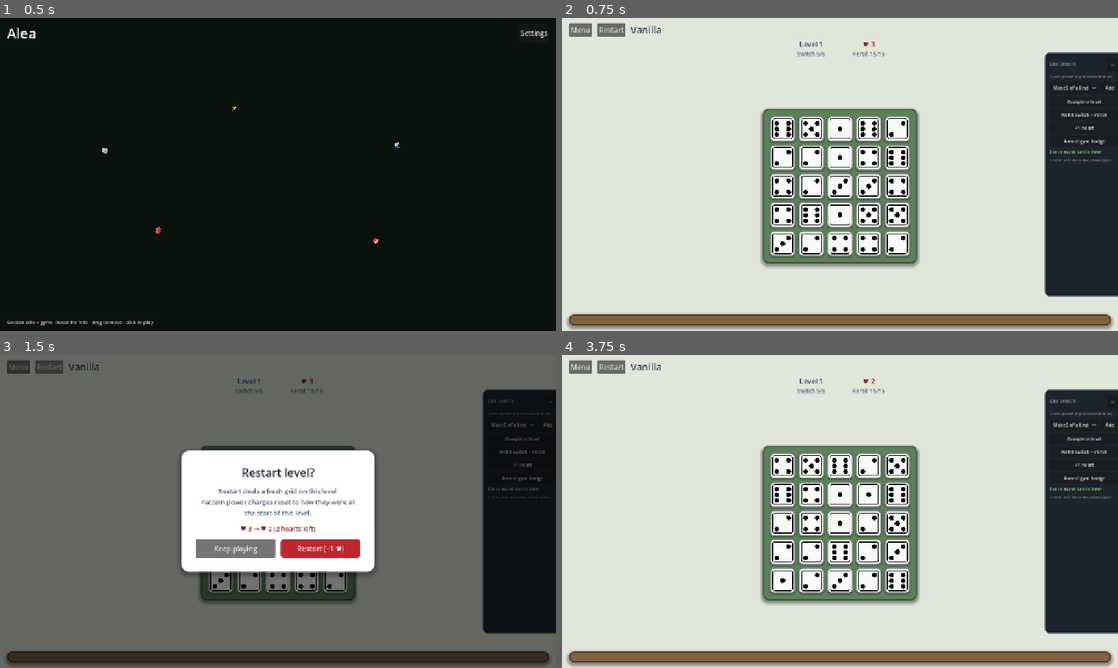
Above: before the commit, frames 1-4 (two rows, left to right).
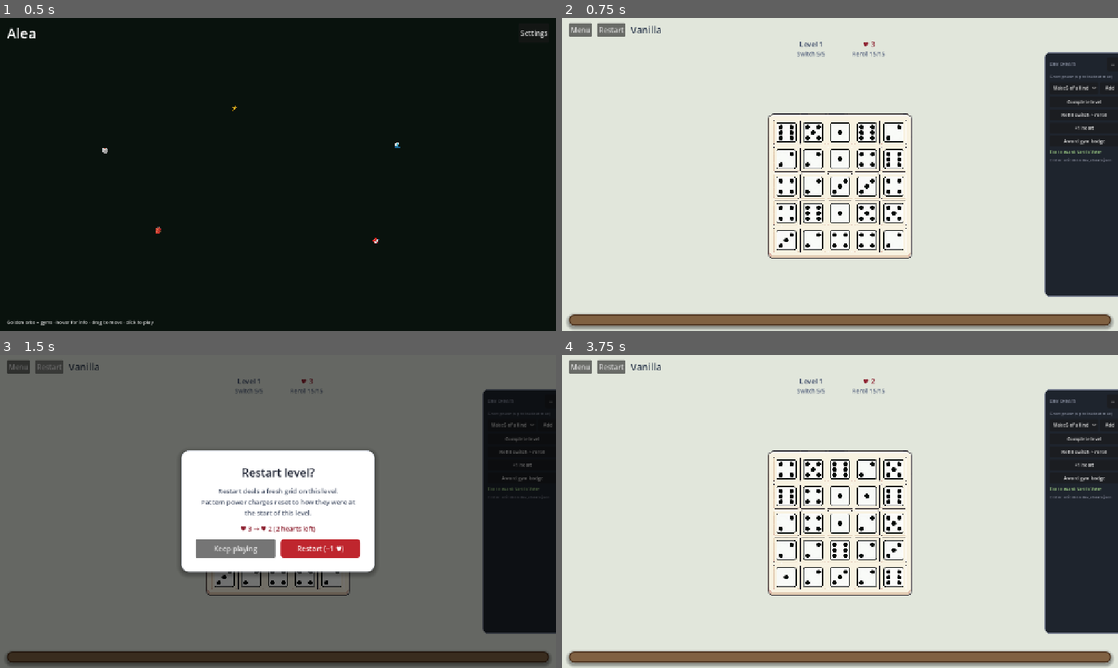
Above: after the commit, the same moments.

Repository: ming33333/Alea-Godot
Game: Godot game, scene res://scenes/main_menu.tscn
Two runs of this game, one before a commit and one after it. Both use one fixed random seed, a clock stepped at 60 frames per second and the inputs below. Video files are missing from this copy of the repository; at most half a second of black plays in their place. Sound files missing from this copy of the repository are replaced by a short silence.
Inputs:
- Up to frame 1 (0.5 s): no input
- Up to frame 2 (0.75 s): click "🎲" at 0.5 s
- Up to frame 3 (1.5 s): click "Restart" at 1.25 s
- Up to frame 4 (3.75 s): click "Restart" at 2 s; click "Restart" at 2.75 s; click "Restart (−1 ♥)" at 3.5 s

Frame 1 is identical in both runs. In frame 2, 11% of the frame differs, in the area x 35-65%, y 28-80%; in frame 3, 2.4%; in frame 4, 10%.

Commit message:
new game board

Diff:
--- a/scenes/game.tscn
+++ b/scenes/game.tscn
@@ -1,6 +1,11 @@
-[gd_scene load_steps=4 format=3 uid="uid://c8k2gameplaceholder"]
+[gd_scene load_steps=6 format=3 uid="uid://c8k2gameplaceholder"]
 
 [ext_resource type="Script" path="res://scripts/game.gd" id="1_game"]
+[ext_resource type="Texture2D" path="res://assets/textures/dice_board.png" id="2_board"]
+
+[sub_resource type="AtlasTexture" id="AtlasTexture_dice_board_tile"]
+atlas = ExtResource("2_board")
+region = Rect2(124, 130, 264, 258)
 
 [sub_resource type="StyleBoxFlat" id="StyleBoxFlat_modal_card"]
 bg_color = Color(1, 1, 1, 1)
@@ -147,9 +152,25 @@
 layout_mode = 2
 size_flags_vertical = 3
 
-[node name="GridBoard" type="PanelContainer" parent="Margin/VBox/Center"]
-unique_name_in_owner = true
-layout_mode = 2
+[node name="GridBoard" type="Control" parent="Margin/VBox/Center"]
+unique_name_in_owner = true
+custom_minimum_size = Vector2(334, 334)
+layout_mode = 2
+
+[node name="BoardBackdrop" type="NinePatchRect" parent="Margin/VBox/Center/GridBoard"]
+layout_mode = 1
+anchors_preset = 15
+anchor_right = 1.0
+anchor_bottom = 1.0
+grow_horizontal = 2
+grow_vertical = 2
+mouse_filter = 2
+texture = SubResource("AtlasTexture_dice_board_tile")
+texture_filter = 0
+patch_margin_left = 52
+patch_margin_top = 52
+patch_margin_right = 52
+patch_margin_bottom = 64
 
 [node name="BoardMargin" type="MarginContainer" parent="Margin/VBox/Center/GridBoard"]
 layout_mode = 2
@@ -161,8 +182,9 @@
 [node name="Grid" type="GridContainer" parent="Margin/VBox/Center/GridBoard/BoardMargin"]
 unique_name_in_owner = true
 layout_mode = 2
-theme_override_constants/h_separation = 8
-theme_override_constants/v_separation = 8
+custom_minimum_size = Vector2(306, 306)
+theme_override_constants/h_separation = 4
+theme_override_constants/v_separation = 4
 columns = 5
 
 [node name="PowerDock" type="PanelContainer" parent="Margin/VBox"]
--- a/scripts/game.gd
+++ b/scripts/game.gd
@@ -9,7 +9,7 @@
 @onready var switches_label: Label = %SwitchesLabel
 @onready var rerolls_label: Label = %RerollsLabel
 @onready var gym_label: Label = %GymLabel
-@onready var grid_board: PanelContainer = %GridBoard
+@onready var grid_board: Control = %GridBoard
 @onready var power_dock: PanelContainer = %PowerDock
 @onready var power_bar: HBoxContainer = %PowerBar
 @onready var power_hint: VBoxContainer = %PowerHint
@@ -263,12 +263,6 @@
 
 
 func _style_game_boards() -> void:
-	if grid_board:
-		grid_board.add_theme_stylebox_override("panel", _make_board_style(
-			Color(0.36, 0.5, 0.34),
-			Color(0.22, 0.32, 0.2),
-			14
-		))
 	if power_dock:
 		power_dock.add_theme_stylebox_override("panel", _make_board_style(
 			Color(0.5, 0.38, 0.26),
--- a/scripts/ui/die_cell.gd
+++ b/scripts/ui/die_cell.gd
@@ -11,6 +11,9 @@
 const FACE_POWER_CHOOSE := "power_choose"
 const FACE_POWER_SET_ANY := "power_set_any"
 const FACE_POWER_SWITCH_ANY := "power_switch_any"
+
+const DICE_BOARD_ATLAS: Texture2D = preload("res://assets/textures/dice_board.png")
+const DICE_BOARD_TILE_REGION := Rect2(124, 130, 264, 258)
 
 const DIE_FACES: Array[Texture2D] = [
 	null,
@@ -61,12 +64,7 @@
 
 
 func _cache_styles() -> void:
-	_styles[FACE_NORMAL] = _make_face_style(
-		Color(0.99, 0.98, 0.95),
-		Color(0.52, 0.55, 0.6),
-		2,
-		8
-	)
+	_styles[FACE_NORMAL] = _make_board_face_style()
 	_styles[FACE_LOCKED] = _make_face_style(
 		Color(0.82, 0.84, 0.88),
 		Color(0.45, 0.48, 0.52),
@@ -121,6 +119,18 @@
 		3,
 		8
 	)
+
+
+func _make_board_face_style() -> StyleBoxTexture:
+	var atlas := AtlasTexture.new()
+	atlas.atlas = DICE_BOARD_ATLAS
+	atlas.region = DICE_BOARD_TILE_REGION
+	var box := StyleBoxTexture.new()
+	box.texture = atlas
+	box.axis_stretch_horizontal = StyleBoxTexture.AXIS_STRETCH_MODE_STRETCH
+	box.axis_stretch_vertical = StyleBoxTexture.AXIS_STRETCH_MODE_STRETCH
+	box.set_content_margin_all(3)
+	return box
 
 
 func _make_face_style(
Binary file added: assets/textures/dice_board.png
